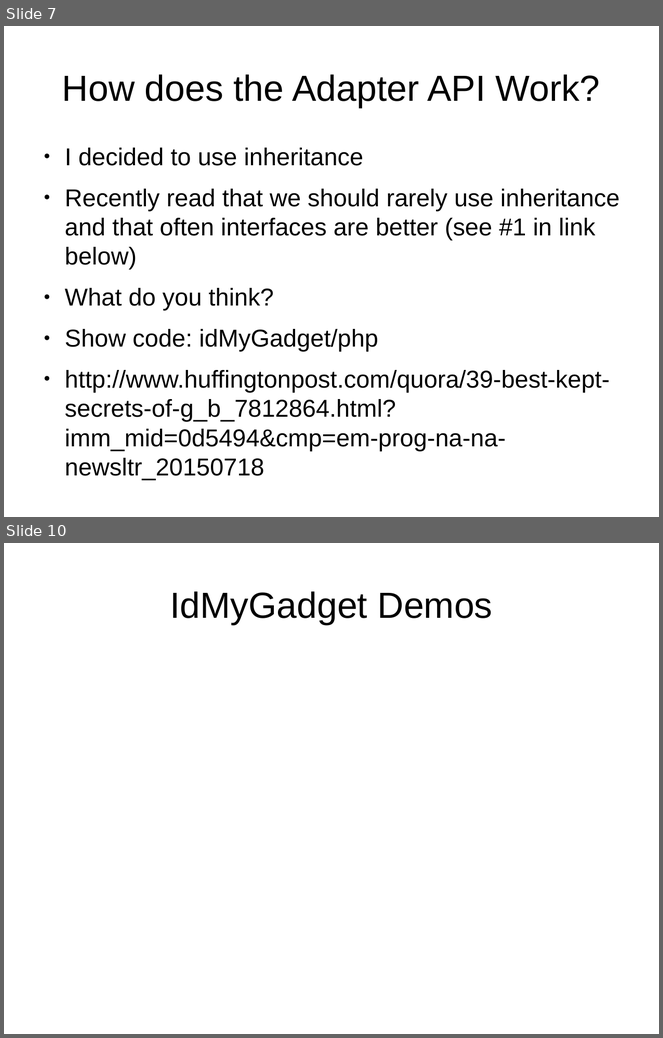
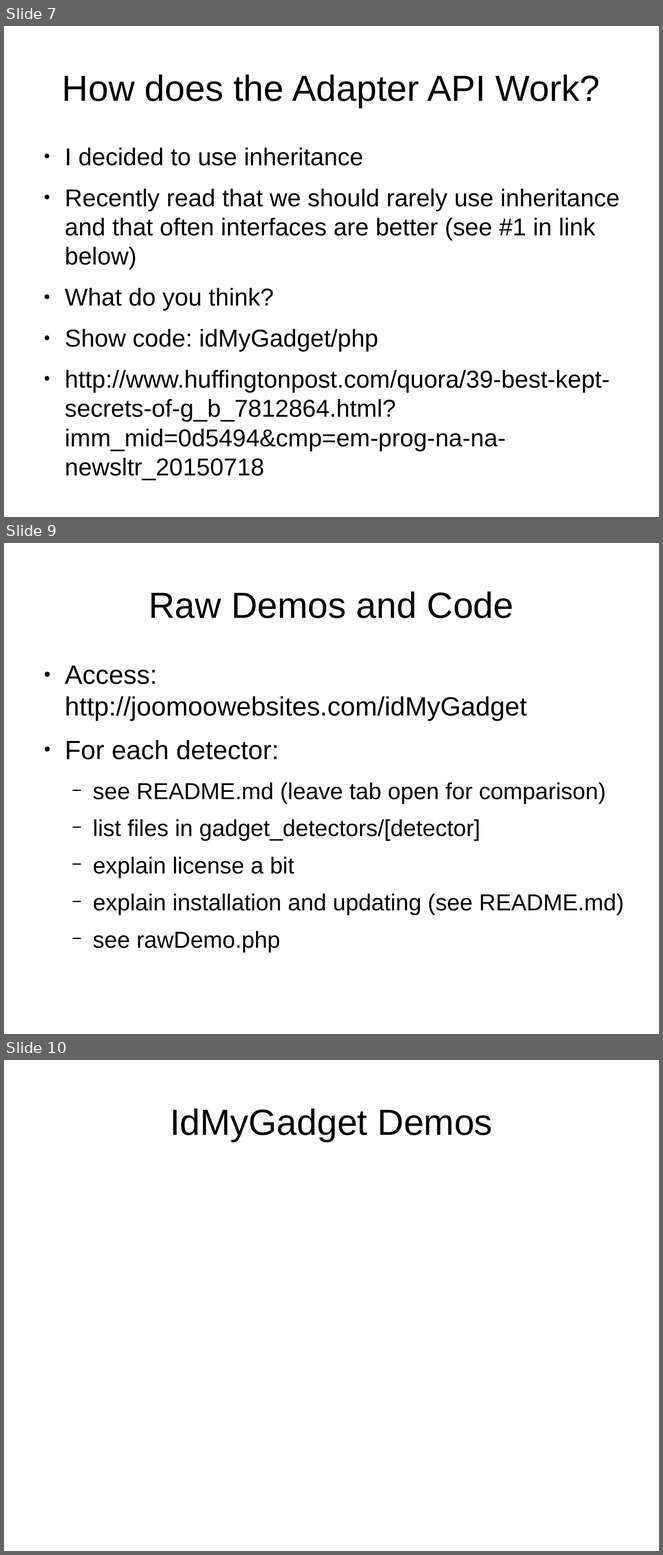
Before and after one commit to tomwhartung/jmws_accoutrements, a slide deck: presentations/2015_08-FRPUG/Device_Detection_PHP.odp. Shown one above the other, each under a label of ours: slides 7 and 10 before the commit, slides 7, 9 and 10 after it; the slides between them are not shown. The pictures are 663x1038 and 663x1555 pixels, drawn with LibreOffice and Linux fonts; fonts in the diff are those of the drawing. Boxes give left, top, right and bottom in pixels: in the first picture for what was removed or moved away, otherwise in the second. Text is boxed around its words. In the diff, an @@ line names an element or a change of style, - is before the commit and + after.

```diff
--- a/presentations/2015_08-FRPUG/Device_Detection_PHP.odp
+++ b/presentations/2015_08-FRPUG/Device_Detection_PHP.odp
@@ slide 9 added at <box>4,543,659,1034</box>, background #FFFFFF @@
@@ title added at <box>149,591,514,618</box>, 44 pt, text #000000 @@
+Raw Demos and Code
@@ text added at <box>65,666,624,953</box>, 28 pt, text #000000 @@
+● Access: http://joomoowebsites.com/idMyGadget
+● For each detector:
+  − see README.md (leave tab open for comparison)
+  − list files in gadget_detectors/[detector]
+  − explain license a bit
+  − explain installation and updating (see README.md)
+  − see rawDemo.php
```
Also in this commit, not shown: 2 slides changed, 1 slide removed.
